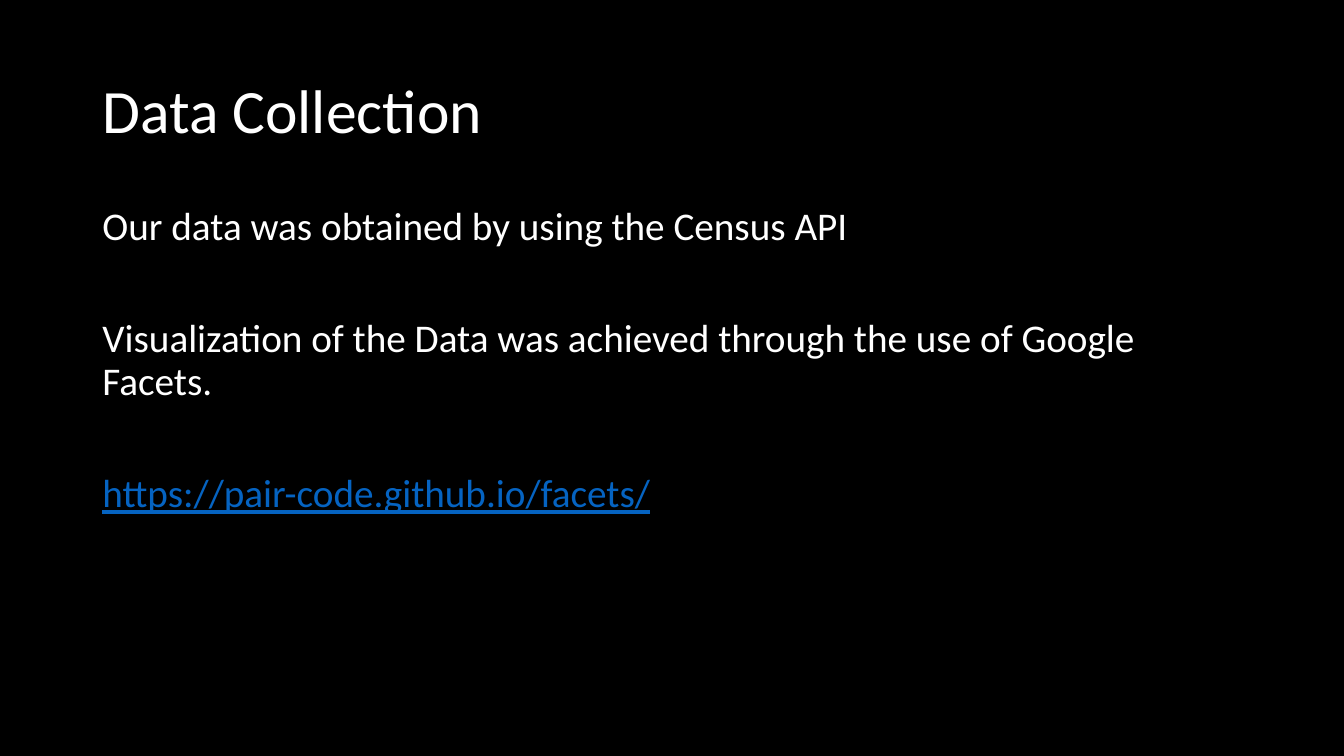
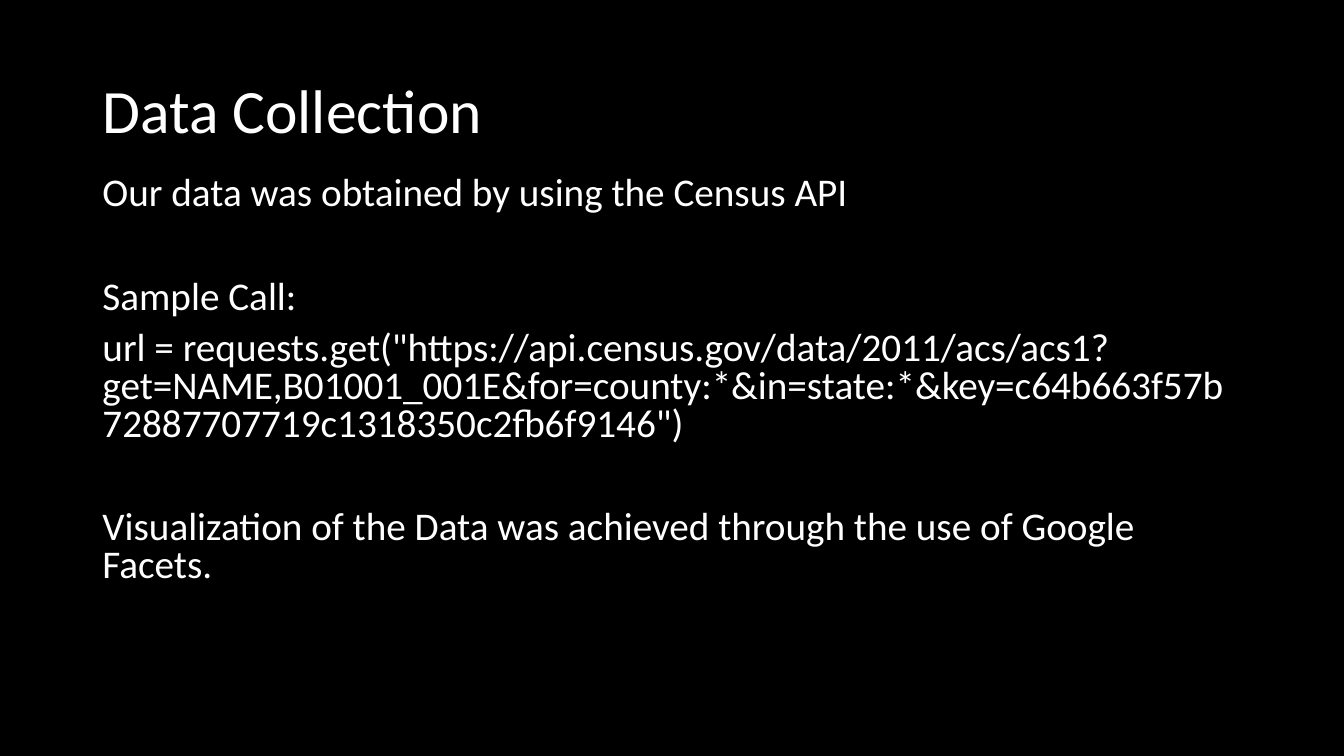
Before and after one commit to milsteam4144/GLAPS, a slide deck: slide 6 of Presentation/GLAPS Presentation.pptx (slide 5 before the commit). Drawn at 1344x756 pixels with LibreOffice and Linux fonts; fonts in the diff are those of the drawing. Boxes give left, top, right and bottom in pixels: in the first picture for what was removed or moved away, otherwise in the second. Text is boxed around its words. In the diff, an @@ line names an element or a change of style, - is before the commit and + after.

```diff
--- a/Presentation/GLAPS Presentation.pptx
+++ b/Presentation/GLAPS Presentation.pptx
@@ text "Our data was obtained by ...": place and size @@
-text "Our data was obtained by ..." at <box>102,212,1135,514</box>
+text "Our data was obtained by ..." at <box>102,178,1223,579</box>
@@ text at <box>102,178,1135,579</box>: line spacing 0.9 to 0.8 @@
@@ text at <box>102,282,1223,409</box>: paragraphs added @@
+Sample Call:
+url = requests.get("https://api.census.gov/data/2011/acs/acs1?get=NAME,B01001_001E&for=county:*&in=state:*&key=c64b663f57b72887707719c1318350c2fb6f9146")
@@ text at <box>102,479,650,514</box>: paragraph removed @@
-https://pair-code.github.io/facets/
```
Also in this commit, not shown: 4 other slides changed, 3 slides added, 1 slide removed.
